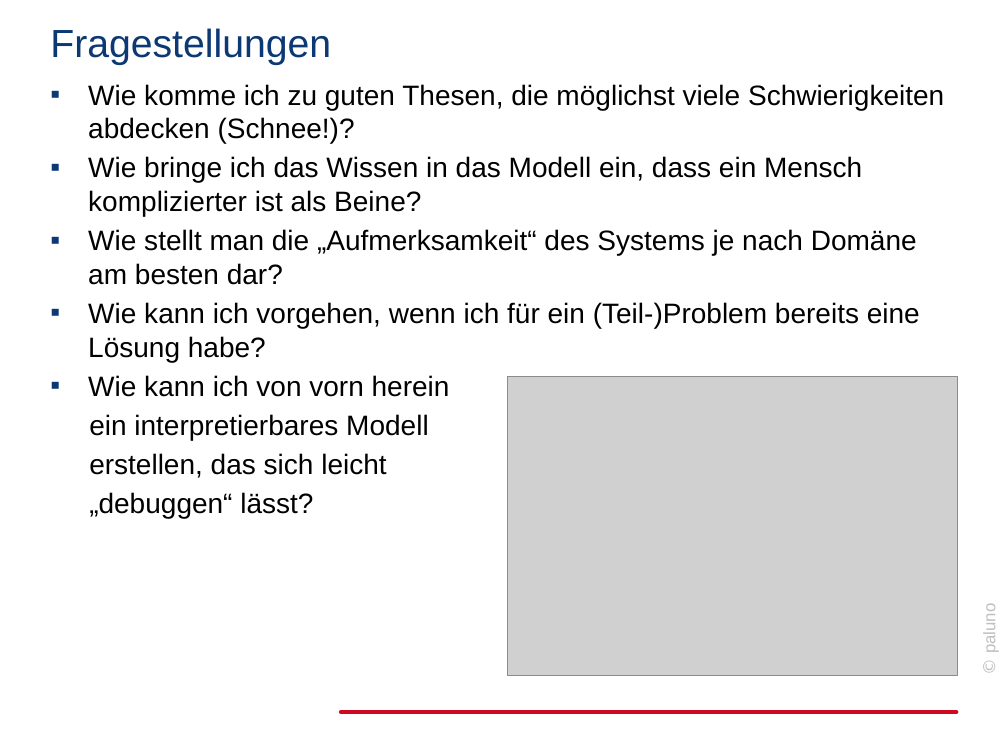
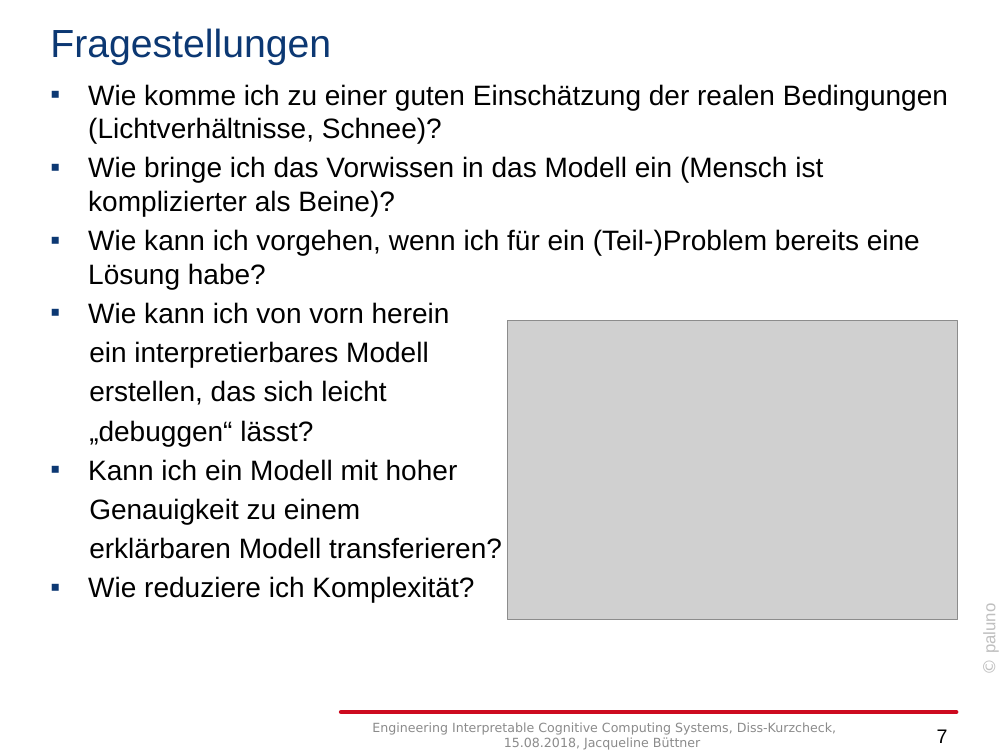
Before and after one commit to jabuettner/citavi, a slide deck: slide 7 of Diss (repo)/Explainable AI/Disskurzcheck082018.pptx (slide 9 before the commit). Drawn at 1008x756 pixels with LibreOffice and Linux fonts; fonts in the diff are those of the drawing; grey boxes stand for pictures; background and template pictures are left out. Boxes give left, top, right and bottom in pixels: in the first picture for what was removed or moved away, otherwise in the second. Text is boxed around its words. In the diff, an @@ line names an element or a change of style, - is before the commit and + after.

```diff
--- a/Diss (repo)/Explainable AI/Disskurzcheck082018.pptx
+++ b/Diss (repo)/Explainable AI/Disskurzcheck082018.pptx
@@ text at (88,84,948,216): text changed @@
-▪ Wie komme ich zu guten Thesen, die möglichst viele Schwierigkeiten abdecken (Schnee!)?
-▪ Wie bringe ich das Wissen in das Modell ein, dass ein Mensch komplizierter ist als Beine?
-▪ Wie stellt man die „Aufmerksamkeit“ des Systems je nach Domäne am besten dar?
+▪ Wie komme ich zu einer guten Einschätzung der realen Bedingungen (Lichtverhältnisse, Schnee)?
+▪ Wie bringe ich das Vorwissen in das Modell ein (Mensch ist komplizierter als Beine)?
@@ picture: place and size @@
-picture at (508,376,958,675)
+picture at (508,321,958,620)
@@ text at (88,459,502,603): paragraphs added @@
+▪ Kann ich ein Modell mit hoher
+Genauigkeit zu einem
+erklärbaren Modell transferieren?
+▪ Wie reduziere ich Komplexität?
@@ text added at (372,722,836,750), 9 pt, text #8C8C8C @@
+Engineering Interpretable Cognitive Computing Systems, Diss-Kurzcheck, 15.08.2018, Jacqueline Büttner
@@ page number added at (937,729,948,743), 14 pt, text #000000 @@
+7
```
Also in this commit, not shown: 3 other slides changed, 6 slides added, 6 slides removed, 9 other files.
